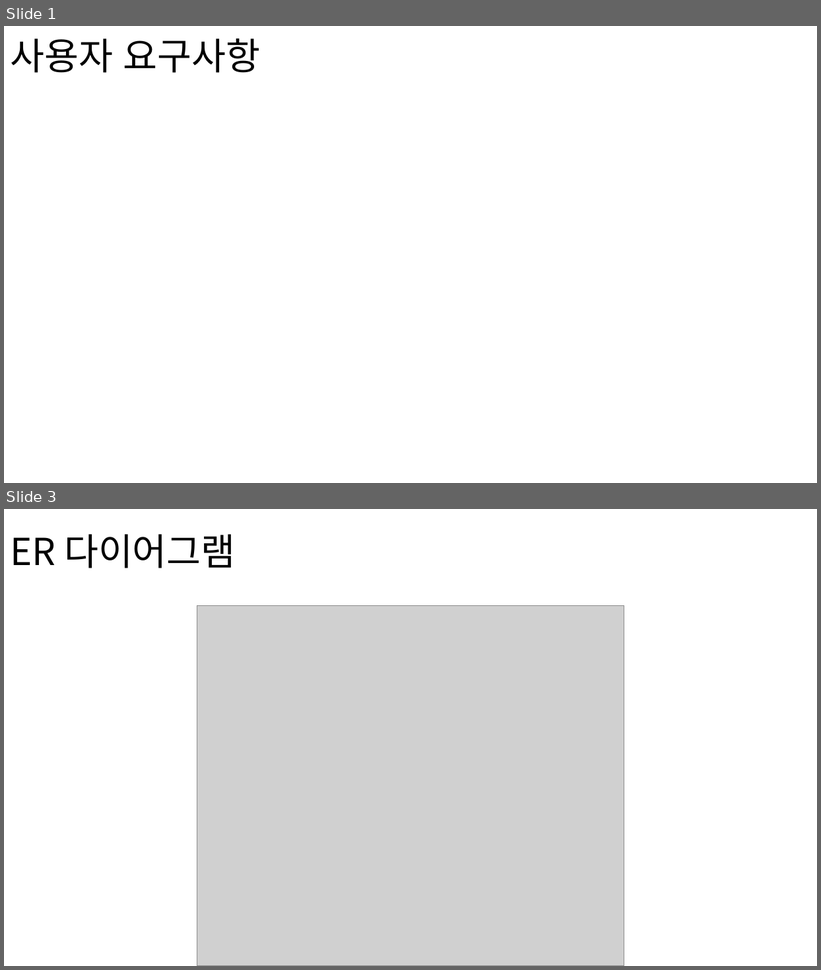
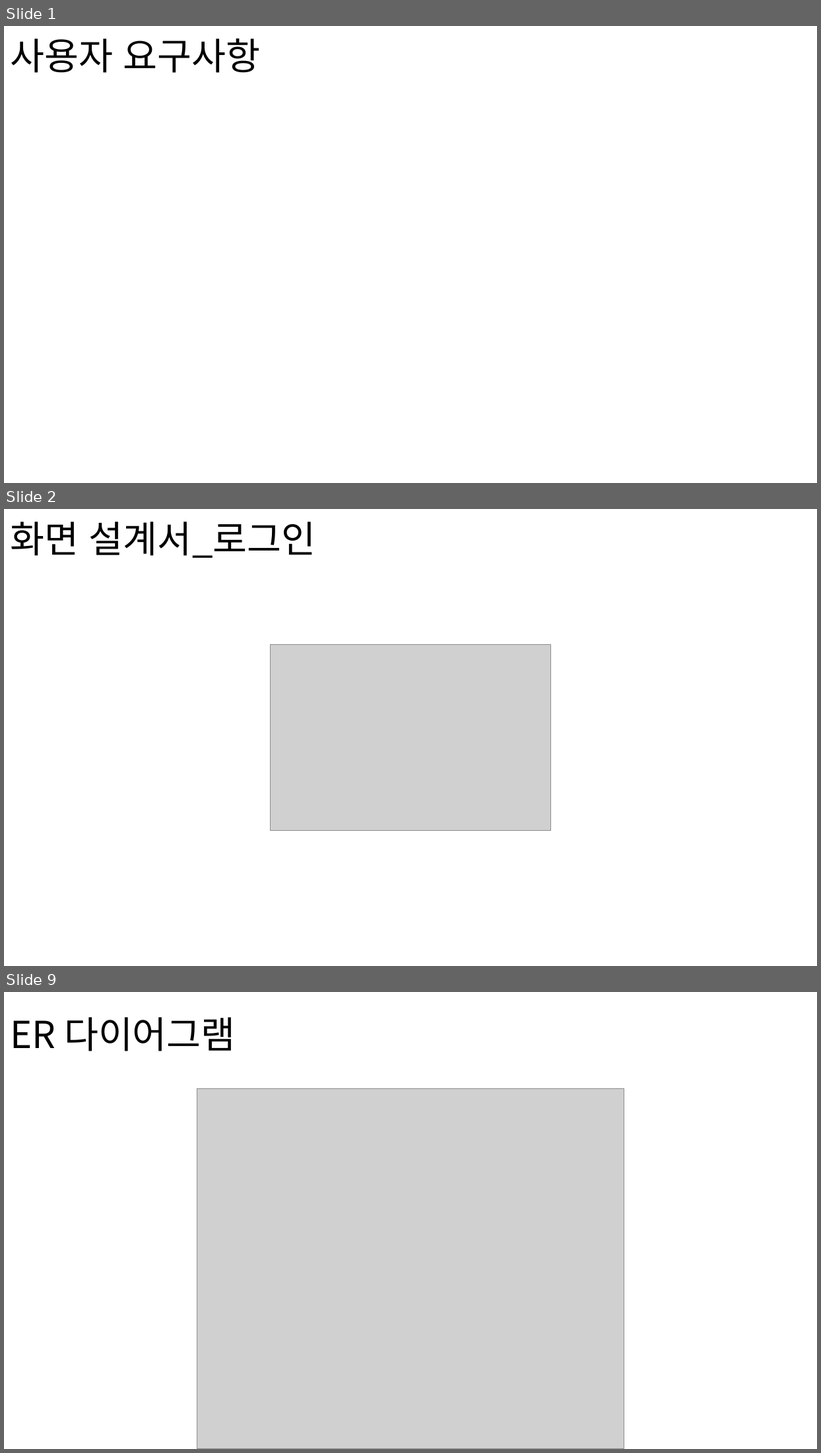
Before and after one commit to 201411096/JavaBasic, a slide deck: JavaBasic/src/t_teamproject/teamproject_02/document/forSubmission/포트폴리오.pptx. Shown one above the other, each under a label of ours: slides 1 and 3 before the commit, slides 1, 2 and 9 after it; the slides between them are not shown. The pictures are 821x970 and 821x1453 pixels, drawn with LibreOffice and Linux fonts; fonts in the diff are those of the drawing; grey boxes stand for pictures. Boxes give left, top, right and bottom in pixels: in the first picture for what was removed or moved away, otherwise in the second. Text is boxed around its words. In the diff, an @@ line names an element or a change of style, - is before the commit and + after.

```diff
--- a/JavaBasic/src/t_teamproject/teamproject_02/document/forSubmission/포트폴리오.pptx
+++ b/JavaBasic/src/t_teamproject/teamproject_02/document/forSubmission/포트폴리오.pptx
@@ slide 2 added at (x1=4, y1=509, x2=817, y2=966), background #FFFFFF @@
@@ title added at (x1=10, y1=522, x2=316, y2=558), 44 pt, text #000000 @@
+화면 설계서_로그인
@@ picture added at (x1=271, y1=645, x2=550, y2=830) @@
@@ what was slide 3 is now slide 9 @@
```
Also in this commit, not shown: 1 slide changed, 5 other slides added, 8 other files.
